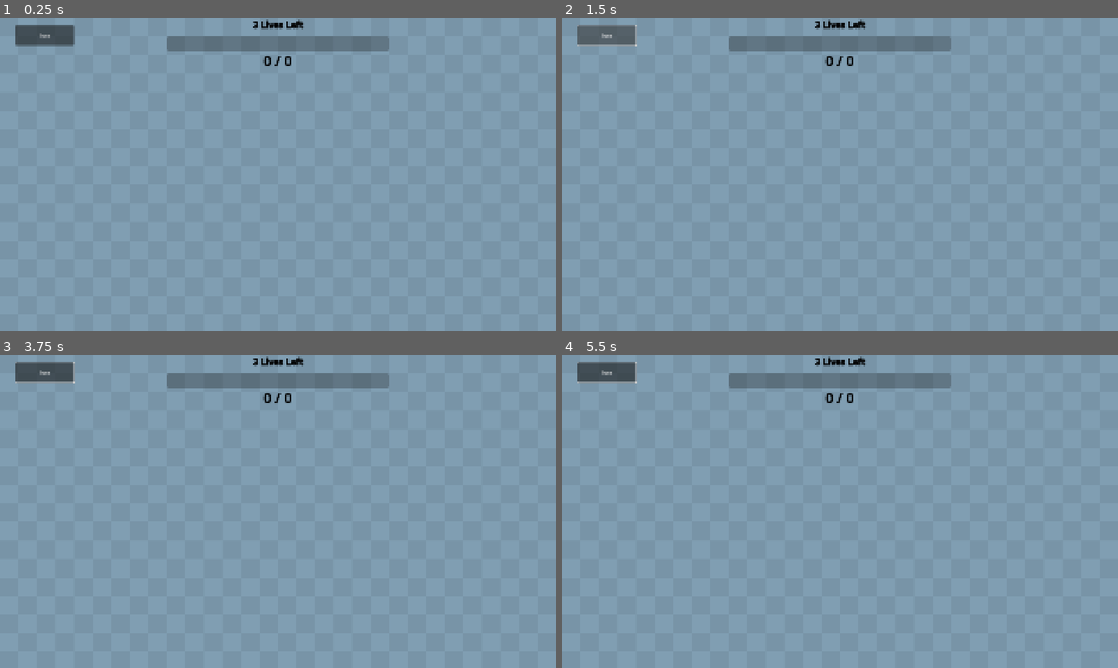
Above: before the commit, frames 1-4 (two rows, left to right).
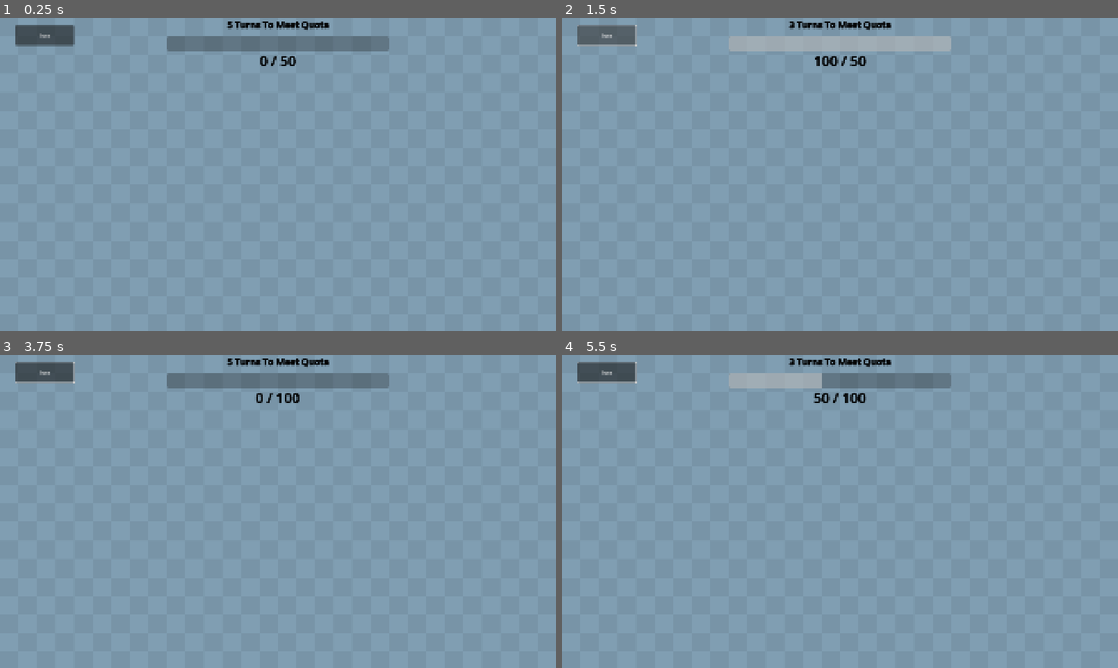
Above: after the commit, the same moments.

Repository: wanamelon/prototype_monorepo
Game: Godot game, scene res://source/crank/crank_main.tscn
Same seed, same stepped clock (60 frames per second), same inputs: the game is played once before the commit and once after it. This scene is started directly instead of the project's main scene. Sound files missing from this copy of the repository are replaced by a short silence.
Inputs (mouse positions are in pixels of both pictures, inside the frame that each line leads up to):
- Up to frame 1 (0.25 s): no input
- Up to frame 2 (1.5 s): click "Turn" at 0.5 s; click "Turn" at 1.25 s
- Up to frame 3 (3.75 s): click "Turn" at 2 s; tap Enter at 2.75 s; move the mouse to (400, 495) at 2.77 s; press the mouse at (400, 495) at 2.78 s; tap Space at 3.5 s; move the mouse to (166, 527) at 3.52 s; release the mouse at (166, 527) at 3.53 s; click (166, 527) at 3.6 s
- Up to frame 4 (5.5 s): tap Enter at 4.25 s; move the mouse to (895, 442) at 4.27 s; press the mouse at (895, 442) at 4.28 s; tap Space at 5 s; move the mouse to (812, 574) at 5.02 s; release the mouse at (812, 574) at 5.03 s; click (812, 574) at 5.1 s

The runs differ from the first frame. In frame 1, 0.4% of the frame differs, in the area x 40-60%, y 0-16%; in frame 2, 2.4%, in the area x 30-70%, y 0-16%; in frame 3, 0.4%; in frame 4, 1.3%.
Error before the commit: Attempt to call function 'clear' in base 'null instance' on a null instance. (res://source/bounce_main.gd:35)

Commit message:
really bad implementation good heavens

Diff:
--- a/roller/source/crank/crank_main.gd
+++ b/roller/source/crank/crank_main.gd
@@ -13,10 +13,10 @@
 	$Turn.pressed.connect(_on_turn)
 
 func _on_turn():
-	if Utils.RNG.randf() > 0.5:
-		_current_score += 40
-	_on_score_changed(_current_score)
 	_turns_left -= 1
+	print("Turn start. %d remain" % _turns_left)
+	_activate_items()
+	display_progress(_current_score)
 	if _turns_left <= 0:
 		print("Ended with points: ", _current_score)
 		if _current_score >= _score_quota:
@@ -25,21 +25,23 @@
 			round_setup()
 		else:
 			print("You lost: BYE BYE SUCKER, BOZO, DINGUS!")
-			get_tree().quit()
-	else:
-		stage_setup()
+			$Turn.disabled = true
+			$GameOverAudioPlayer.play()
+			$GameOverAudioPlayer.finished.connect(func (): get_tree().quit())
+	display_turns()
 
-func stage_setup():
+func display_turns():
 	$ProgressDisplay/LivesLabel.text = str(_turns_left) + " Turns To Meet Quota"
 
 func round_setup():
 	_turns_left = 5
 	_current_score = 0
-	_score_quota = 100 * (2 ** _round)
+	_score_quota = 50 * (2 ** _round)
 	$ProgressDisplay/ProgressBar.value = 0
-	stage_setup()
+	display_turns()
+	display_progress(_current_score)
 
-func _on_score_changed(new_score: int):
+func display_progress(new_score: int):
 	if _progress_tween:
 		_progress_tween.kill()
 	_progress_tween = create_tween()
@@ -54,19 +56,49 @@
 		do the actions
 """
 
+static var DEMON = ItemStaticData.new(ItemType.DEVIL, "Lil Demon", [Trigger.new([], [Action.Damage.new()])], 50, 0.5)
+var items: Array[Item] = [Item.new(DEMON)]
+
+func _activate_items():
+	for item in items:
+		for trigger in item.def.triggers:
+			var should_trigger = true
+			for condition in trigger.conditions:
+				should_trigger = should_trigger and assess_condition(item, condition)
+			if should_trigger:
+				for action in trigger.actions:
+					do_action(item, action)
+
+func assess_condition(item: Item, condition: Condition) -> bool:
+	return false
+
+func do_action(item: Item, action: Action):
+	if action is Action.Damage:
+		if Utils.RNG.randf() < item.def.base_chance:
+			_current_score += item.def.base_damage
+			print("Item %s did %d damage" % [item.def.name, item.def.base_damage])
+			display_progress(_current_score)
+
 class Item extends RefCounted:
 	var def: ItemStaticData
+
+	func _init(def):
+		self.def = def
 
 class ItemStaticData extends RefCounted:
 	var type: ItemType
 	var name: String
-	"""
-	trigger[]
-		condition(s)
-		action(s)
-	"""
+	var triggers: Array[Trigger]
 	var base_damage: int
 	var base_chance: float
+
+	func _init(type: ItemType, name: String, triggers: Array[Trigger], base_damage: int, base_chance: float):
+		self.type = type
+		self.name = name
+		self.triggers = triggers
+		self.base_damage = base_damage
+		self.base_chance = base_chance
+
 
 # Maybe we just have one method outputting the final "compiled" version of this
 #class ItemParams extends RefCounted:
@@ -76,6 +108,10 @@
 class Trigger extends RefCounted:
 	var conditions: Array[Condition]
 	var actions: Array[Action]
+
+	func _init(conditions: Array[Condition], actions: Array[Action]):
+		self.conditions = conditions
+		self.actions = actions
 
 @abstract class Condition extends RefCounted:
 	pass
--- a/roller/source/crank/crank_main.tscn
+++ b/roller/source/crank/crank_main.tscn
@@ -1,6 +1,6 @@
 [gd_scene load_steps=6 format=3 uid="uid://cd2f1fedwo2rr"]
 
-[ext_resource type="Script" uid="uid://ctlovqr0sahr0" path="res://source/bounce_main.gd" id="1_rgxu6"]
+[ext_resource type="Script" uid="uid://dfggtivg4ubaf" path="res://source/crank/crank_main.gd" id="1_ktlvg"]
 [ext_resource type="Shader" uid="uid://dm7q3tppttf5j" path="res://source/desaturate.gdshader" id="3_8l0bx"]
 [ext_resource type="Texture2D" uid="uid://df8r231n3c6yr" path="res://assets/rolling_ball/background_blue.png" id="4_dabnq"]
 [ext_resource type="AudioStream" uid="uid://dcab5uj33b1kn" path="res://assets/audio/failure-drum-sound-effect-1-46093.mp3" id="6_ascep"]
@@ -10,7 +10,7 @@
 shader_parameter/saturation = 0.30000001425
 
 [node name="CrankMain" type="Node2D"]
-script = ExtResource("1_rgxu6")
+script = ExtResource("1_ktlvg")
 
 [node name="TextureRect" type="TextureRect" parent="."]
 material = SubResource("ShaderMaterial_to078")
